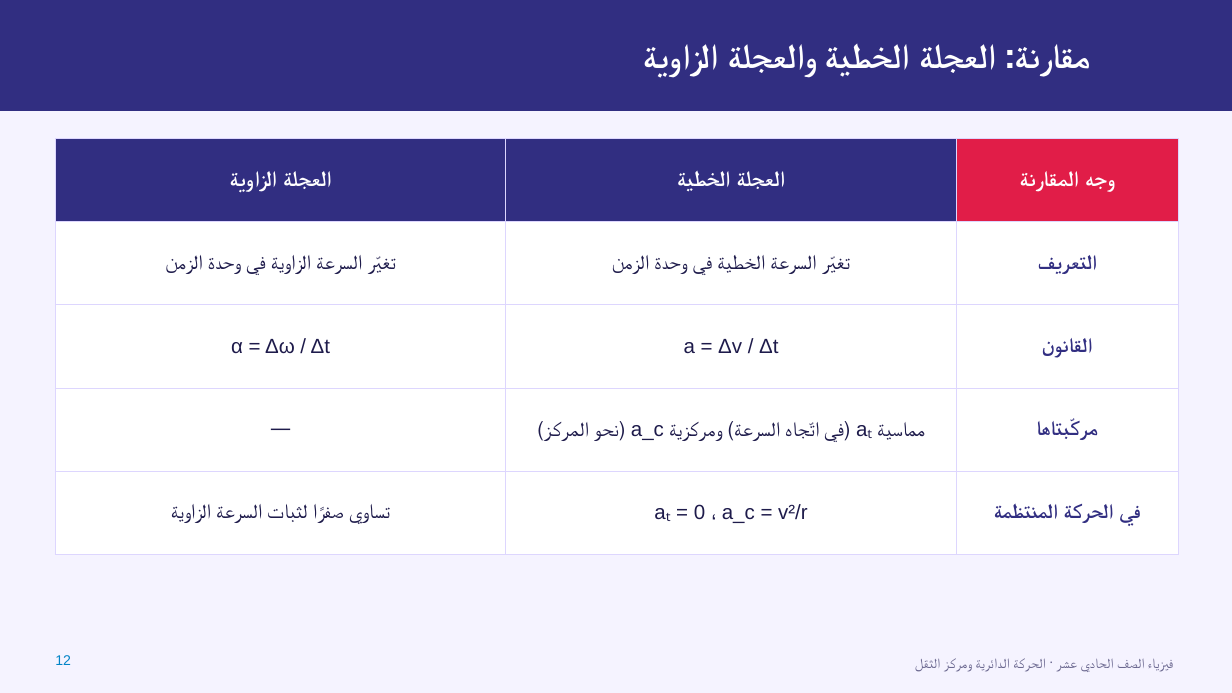
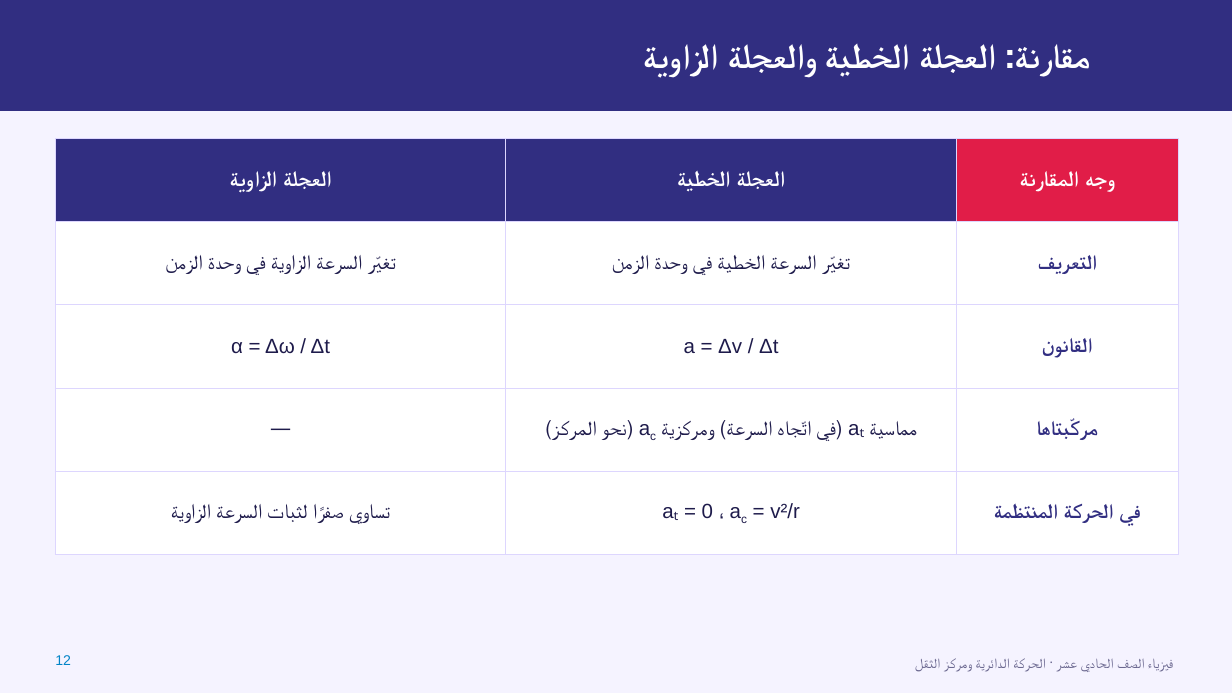
Before and after one commit to loaialkhaldi-png/Physics-tube, a slide deck: slide 12 of فيزياء11_الفصل2و3_الحركة_الدائرية_ومركز_الثقل.pptx. Drawn at 1232x693 pixels with LibreOffice and Linux fonts; fonts in the diff are those of the drawing; background and template pictures are left out. Boxes give left, top, right and bottom in pixels: in the first picture for what was removed or moved away, otherwise in the second. Text is boxed around its words. In the diff, an @@ line names an element or a change of style, - is before the commit and + after.

```diff
--- a/فيزياء11_الفصل2و3_الحركة_الدائرية_ومركز_الثقل.pptx
+++ b/فيزياء11_الفصل2و3_الحركة_الدائرية_ومركز_الثقل.pptx
@@ table at (55, 139, 1179, 530) @@
-row 4, column 2: مماسية aₜ (في اتّجاه السرعة) ومركزية a_c (نحو المركز)
+row 4, column 2: مماسية aₜ (في اتّجاه السرعة) ومركزية ac (نحو المركز)
-row 5, column 2: aₜ = 0 ، a_c = v²/r
+row 5, column 2: aₜ = 0 ، ac = v²/r
```
Also in this commit, not shown: 23 other slides changed, 2 other files.
